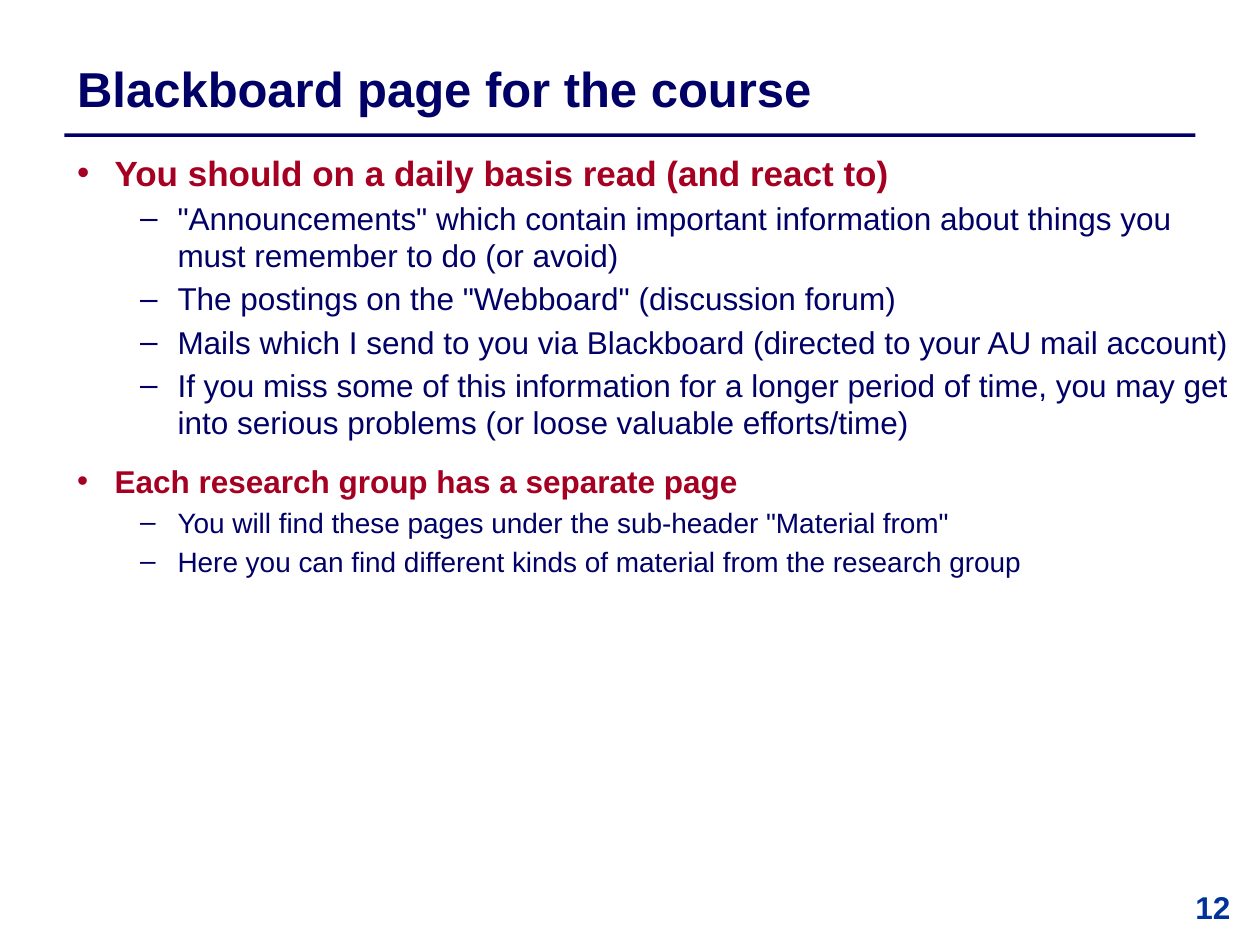
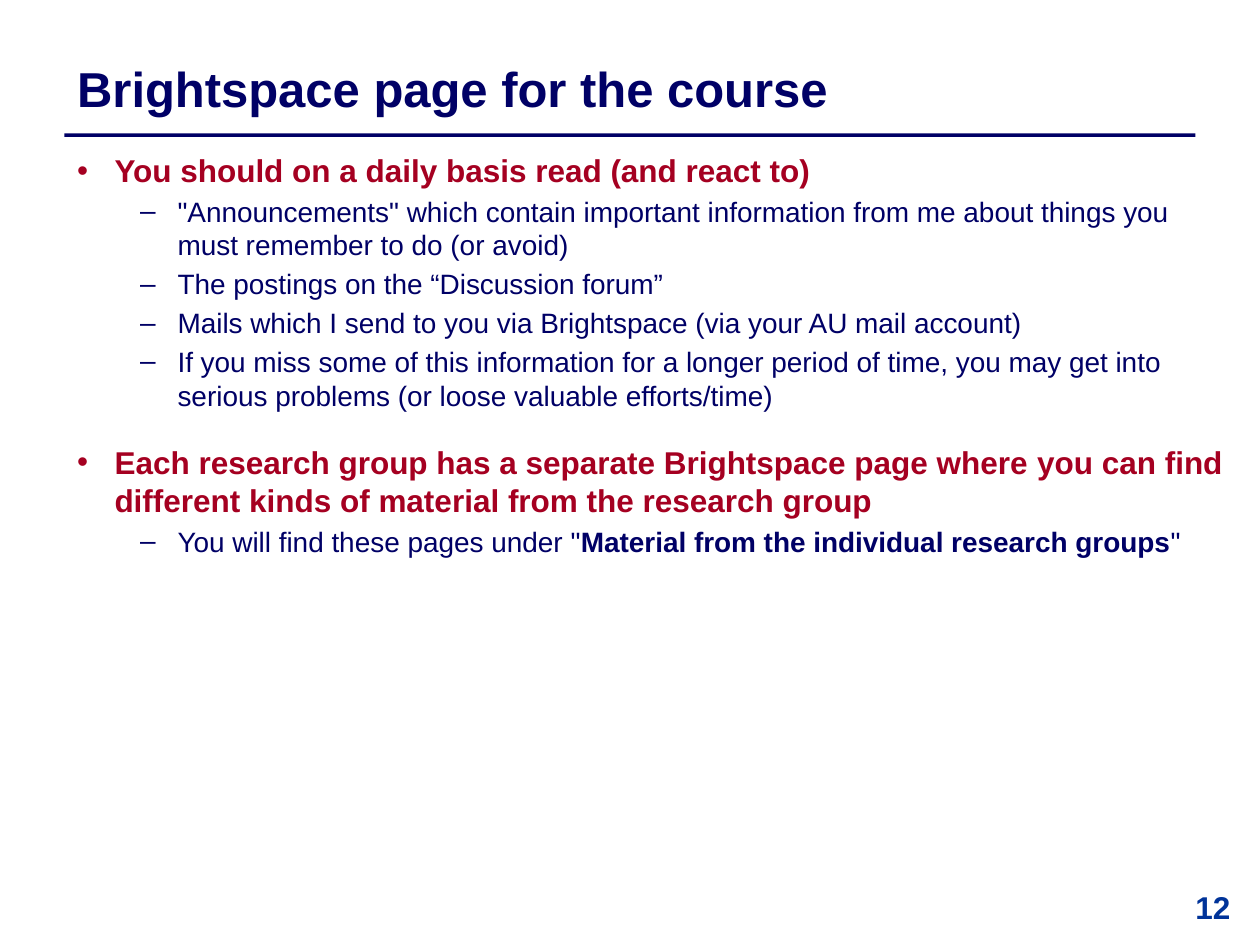
Before and after one commit to IntProgAU/Materiale, a slide deck: slide 12 of web/b22/0_info_meeting/+ Information Meeting.pptx. Drawn at 1260x945 pixels with LibreOffice and Linux fonts; fonts in the diff are those of the drawing. Boxes give left, top, right and bottom in pixels: in the first picture for what was removed or moved away, otherwise in the second. Text is boxed around its words. In the diff, an @@ line names an element or a change of style, - is before the commit and + after.

```diff
--- a/web/b22/0_info_meeting/+ Information Meeting.pptx
+++ b/web/b22/0_info_meeting/+ Information Meeting.pptx
@@ title at <box>77,71,828,117</box>: text changed @@
-Blackboard page for the course
+Brightspace page for the course
@@ text at <box>115,159,1161,411</box>: size 20 to 18 pt in "You should on a daily basis read ..."; size 18 to 16 pt in "If you miss some of this information ..." @@
@@ text at <box>178,201,1168,338</box>: text changed; size 18 to 16 pt @@
-  – "Announcements" which contain important information about things you must remember to do (or avoid)
-  – The postings on the "Webboard" (discussion forum)
-  – Mails which I send to you via Blackboard (directed to your AU mail account)
+  – "Announcements" which contain important information from me about things you must remember to do (or avoid)
+  – The postings on the “Discussion forum”
+  – Mails which I send to you via Brightspace (via your AU mail account)
@@ text at <box>115,451,1223,557</box>: text changed; size 16 to 18 pt; text colour #000066 to #A50021; bold on @@
-  • Each research group has a separate page
-  – You will find these pages under the sub-header "Material from"
-  – Here you can find different kinds of material from the research group
+  • Each research group has a separate Brightspace page where you can find different kinds of material from the research group
+  – You will find these pages under "Material from the individual research groups"
```
Also in this commit, not shown: 10 other slides changed, 14 other files.
